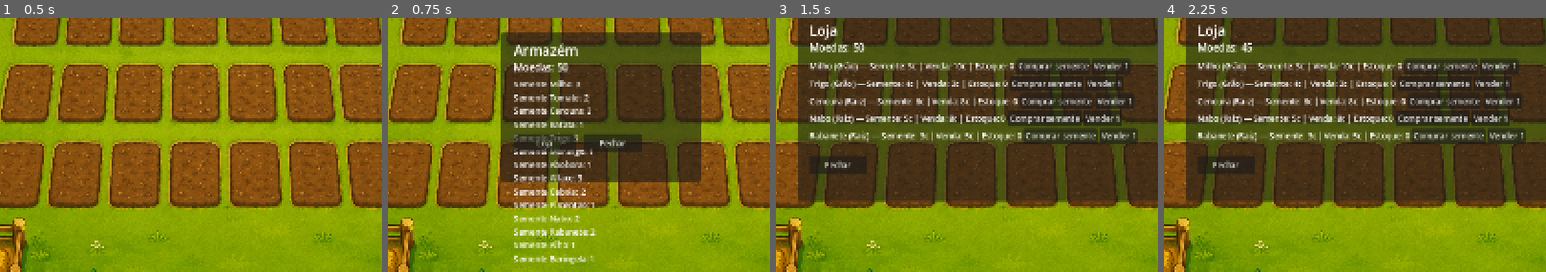
Above: before the commit, frames 1-4 (left to right).
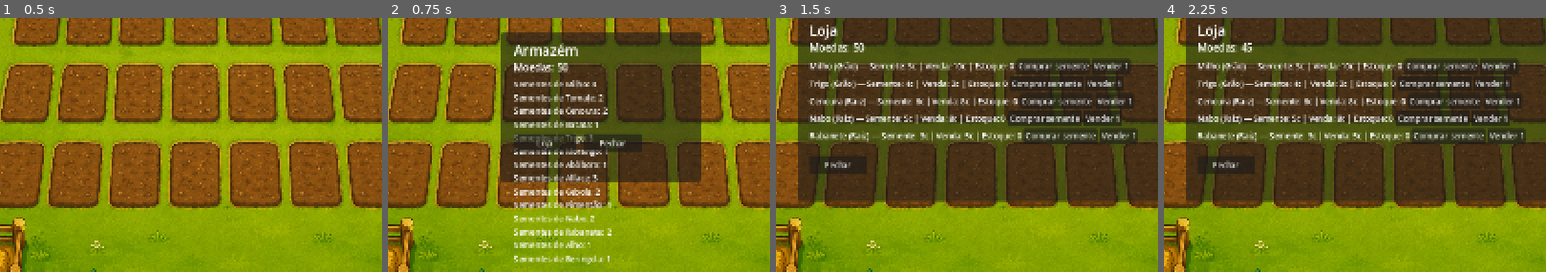
Above: after the commit, the same moments.

Repository: TiagoFLDS-pixel/minha-fazendinha
Game: Godot game, scene res://scenes/fazenda.tscn
Same seed, same stepped clock (60 frames per second), same inputs: the game is played once before the commit and once after it.
Inputs (mouse positions are % of the whole screen's width and height, from its top left):
- Up to frame 1 (0.5 s): no input
- Up to frame 2 (0.75 s): tap Enter at 0.5 s; move the mouse to (17, 15) at 0.52 s; click (17, 15) at 0.67 s
- Up to frame 3 (1.5 s): click "Loja" at 1.25 s
- Up to frame 4 (2.25 s): click "Comprar semente" at 2 s
The pictures show only the part of the screen within x 22-72%, y 32-82%; the shares and areas given below are measured in that part.

Frame 1 is identical in both runs. In frame 2, 3.6% of the frame differs, in the area x 41-59%, y 24-97%; in frame 3, less than 0.1%; in frame 4, less than 0.1%.

Commit message:
Armazém esconde itens a zero e mostra o nome da cultura
O painel mostrava "Milho: 0" e nomes derivados do id ("Semente Milho").
Agora ignora quantidades <= 0, usa Culturas.get_cultura(id).nome para os
produtos e "Sementes de <nome>" para as sementes. Um id que não esteja no
registo cai de volta para o id capitalizado. "Estoque vazio." também
aparece quando todos os itens estão a zero.

Co-Authored-By: Claude Sonnet 5.5 <noreply@anthropic.com>

Diff:
--- a/scripts/armazem_ui.gd
+++ b/scripts/armazem_ui.gd
@@ -36,13 +36,30 @@
 	for filho in lista.get_children():
 		filho.queue_free()
 
-	if Inventario.items.is_empty():
+	var linhas := 0
+	for id in Inventario.items.keys():
+		var quantidade: int = Inventario.items[id]
+		if quantidade <= 0:
+			continue
+		var linha := Label.new()
+		linha.text = "%s: %d" % [_nome_do_item(String(id)), quantidade]
+		lista.add_child(linha)
+		linhas += 1
+
+	if linhas == 0:
 		var vazio := Label.new()
 		vazio.text = "Estoque vazio."
 		lista.add_child(vazio)
-		return
 
-	for id in Inventario.items.keys():
-		var linha := Label.new()
-		linha.text = "%s: %d" % [String(id).capitalize(), Inventario.items[id]]
-		lista.add_child(linha)
+
+func _nome_do_item(id: String) -> String:
+	if id.begins_with("semente_"):
+		var da_semente := Culturas.get_cultura(id.trim_prefix("semente_"))
+		if da_semente:
+			return "Sementes de %s" % da_semente.nome
+		return id.capitalize()
+
+	var produto := Culturas.get_cultura(id)
+	if produto:
+		return produto.nome
+	return id.capitalize()
